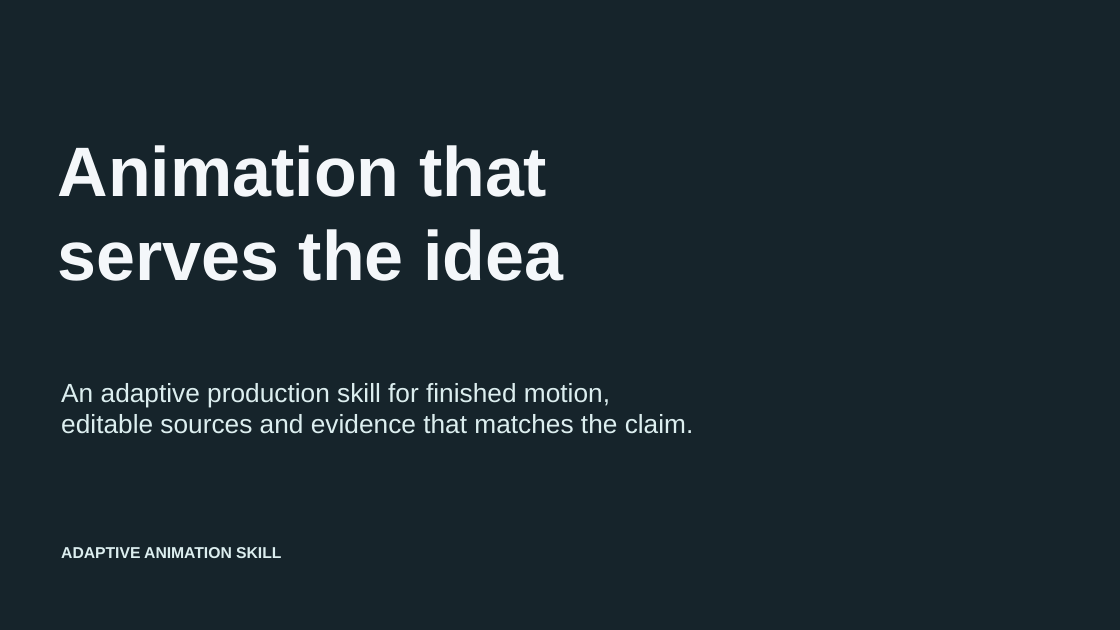
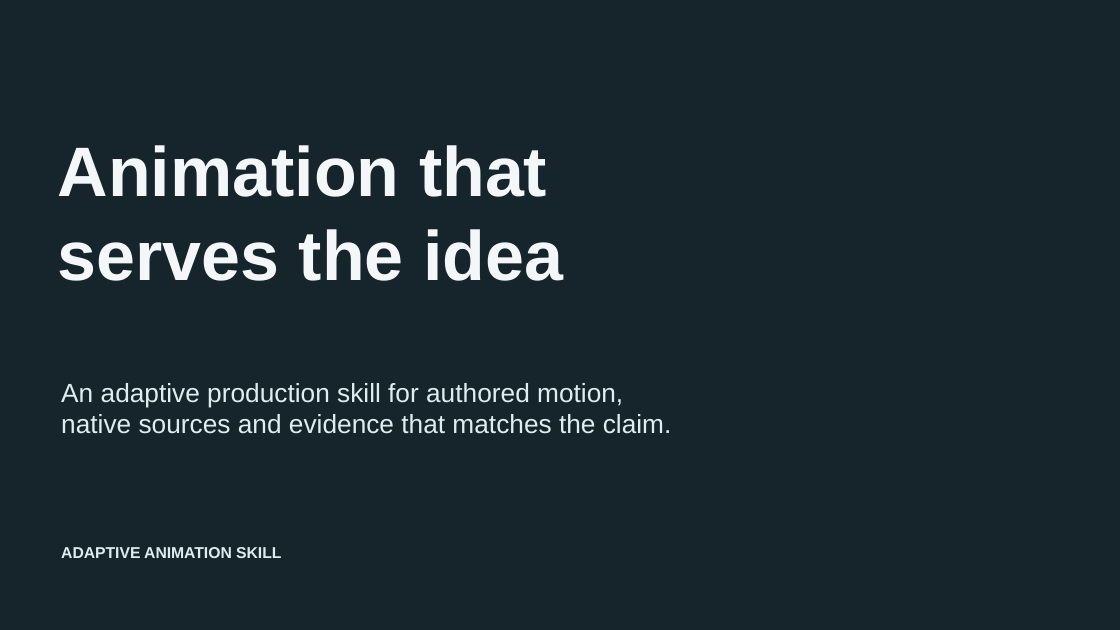
Before and after one commit to nazeeh111/adaptive-animation-skill, a slide deck: slide 1 of animation/docs/presentation.pptx. Drawn at 1120x630 pixels with LibreOffice and Linux fonts; fonts in the diff are those of the drawing. Boxes give left, top, right and bottom in pixels: in the first picture for what was removed or moved away, otherwise in the second. Text is boxed around its words. In the diff, an @@ line names an element or a change of style, - is before the commit and + after.

Commit message:
Expand motion design workflows and publish neutral-scaffold examples

```diff
--- a/animation/docs/presentation.pptx
+++ b/animation/docs/presentation.pptx
@@ text at box(61, 383, 672, 434): text changed @@
-An adaptive production skill for finished motion,
-editable sources and evidence that matches the claim.
+An adaptive production skill for authored motion,
+native sources and evidence that matches the claim.
```
Also in this commit, not shown: 6 other slides changed, 4 slides added, 1 slide removed, 52 other files.
